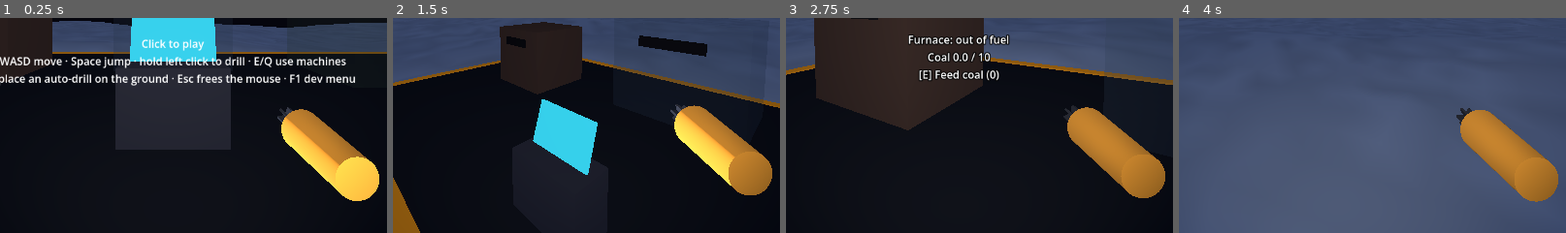
Above: before the commit, frames 1-4 (left to right).
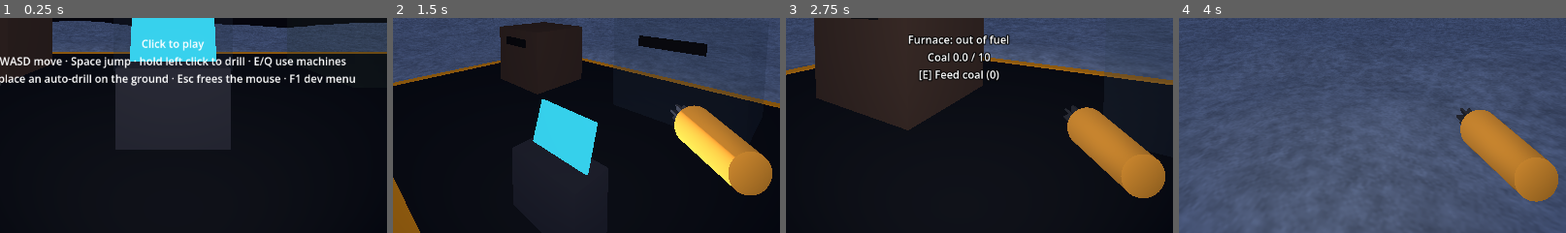
Above: after the commit, the same moments.

Repository: SneakKestrel16/Mininginc
Game: Godot game, scene res://src/main.tscn
Two runs of this game, one before a commit and one after it. Both use one fixed random seed, a clock stepped at 60 frames per second and the inputs below.
Inputs (mouse positions are % of the whole screen's width and height, from its top left):
- Up to frame 1 (0.25 s): no input
- Up to frame 2 (1.5 s): tap Enter at 0.5 s; move the mouse to (72, 44) at 0.52 s; hold D 0.53-1.28 s; tap E at 0.6 s; click (72, 44) at 0.67 s; tap Space at 0.77 s; move the mouse to (45, 50) at 1.27 s; hold W from 1.28 s (still down); tap Q at 1.35 s; click (45, 50) at 1.42 s
- Up to frame 3 (2.75 s): keep holding W; tap Space at 1.52 s; move the mouse to (52, 48) at 2.02 s; tap F at 2.1 s; click (52, 48) at 2.17 s
- Up to frame 4 (4 s): keep holding W; move the mouse to (49, 51) at 2.77 s; tap Ctrl at 2.85 s; click (49, 51) at 2.92 s; tap Space at 3.02, 3.77 s; move the mouse to (57, 51) at 3.52 s; tap L at 3.6 s; click (57, 51) at 3.67 s
The pictures show only the part of the screen within x 28-78%, y 50-100%; the shares and areas given below are measured in that part.

The runs differ from the first frame. In frame 1, 5.6% of the frame differs, in the area x 71-98%, y 41-86%; in frame 2, less than 0.1%; in frame 3, less than 0.1%; in frame 4, less than 0.1%.

Commit message:
feat: stories 034–035 ore flecks and solid console panels (heartwake/story-034, story-035)
A terrain shader replaces the flat vertex colours: rock and crust get a
two-octave value-noise grain, and ore (marked by the mesher in vertex
alpha) gets glinting specks in its own colour - light specks on coal, so
it no longer reads as shadowed dirt (playtest). The console panels use an
opaque theme with an amber border, built in Overlay; the drill in view is
put away while the mouse is free. Upgrade buttons name parts with spaces.
Probe screenshots in production/qa/evidence/story-034 and story-035.

Diff:
--- a/src/player/player.gd
+++ b/src/player/player.gd
@@ -257,6 +257,7 @@
 			flute.rotation.z = i * TAU / 3.0
 			flute.material_override = metal
 			_bit.add_child(flute)
+	_tool.visible = controls_enabled  # put away while an overlay or menu has the mouse
 	var rest := Vector3(0.32, -0.28, -0.55)
 	if _drilling:
 		_bit.rotate_z(delta * 40.0)
--- a/src/ui/overlay.gd
+++ b/src/ui/overlay.gd
@@ -10,6 +10,20 @@
 
 func _ready() -> void:
 	visible = false
+	$Center.theme = _solid_theme()
+
+
+# Opaque panels with an amber border (brief: Milestone 9 item 40), so nothing of the game
+# shows through the text.
+static func _solid_theme() -> Theme:
+	var box := StyleBoxFlat.new()
+	box.bg_color = Color(0.07, 0.08, 0.11)
+	box.border_color = Color(0.95, 0.6, 0.12, 0.85)
+	box.set_border_width_all(2)
+	box.set_corner_radius_all(6)
+	var theme := Theme.new()
+	theme.set_stylebox("panel", "PanelContainer", box)
+	return theme
 
 
 ## Shows the slider and frees the mouse.
--- a/src/ui/upgrade_panel.gd
+++ b/src/ui/upgrade_panel.gd
@@ -56,9 +56,5 @@
 		if upgrades.is_maxed(id):
 			buy.text = "Maxed"
 		else:
-			var price := upgrades.cost(id)
-			var parts := PackedStringArray()
-			for ore in price:
-				parts.append("%d %s" % [price[ore], ore])
-			buy.text = "Buy: " + ", ".join(parts)
+			buy.text = "Buy: " + Mine.cost_text(upgrades.cost(id))
 		buy.disabled = not upgrades.can_buy(id, economy.mine.ores)
--- /dev/null
+++ b/src/world/terrain.gdshader
@@ -0,0 +1,48 @@
+// The moon's ground (brief: Milestone 9 item 39). Vertex colour is the material's colour;
+// its alpha is 1 on ore and 0 on plain ground. Plain ground gets a fine grain; ore gets
+// glinting specks in its own colour (light specks on coal, which is near black).
+shader_type spatial;
+
+varying vec3 world_pos;
+
+// Specks per metre, and the share of speck cells lit on solid ore.
+uniform float fleck_scale = 9.0;
+uniform float fleck_share = 0.4;
+
+void vertex() {
+	world_pos = (MODEL_MATRIX * vec4(VERTEX, 1.0)).xyz;
+}
+
+float hash(vec3 p) {
+	p = fract(p * 0.3183099 + 0.1);
+	p *= 17.0;
+	return fract(p.x * p.y * p.z * (p.x + p.y + p.z));
+}
+
+float value_noise(vec3 x) {
+	vec3 i = floor(x);
+	vec3 f = fract(x);
+	f = f * f * (3.0 - 2.0 * f);
+	return mix(mix(mix(hash(i), hash(i + vec3(1, 0, 0)), f.x),
+			mix(hash(i + vec3(0, 1, 0)), hash(i + vec3(1, 1, 0)), f.x), f.y),
+			mix(mix(hash(i + vec3(0, 0, 1)), hash(i + vec3(1, 0, 1)), f.x),
+			mix(hash(i + vec3(0, 1, 1)), hash(i + vec3(1, 1, 1)), f.x), f.y), f.z);
+}
+
+void fragment() {
+	vec3 base = COLOR.rgb;
+	float grain = value_noise(world_pos * 5.0) * 0.6 + value_noise(world_pos * 19.0) * 0.4;
+	base *= 0.8 + 0.4 * grain;
+	float ore = clamp(COLOR.a, 0.0, 1.0);
+	vec3 cell_pos = world_pos * fleck_scale;
+	vec3 cell = floor(cell_pos);
+	float lit = step(1.0 - fleck_share * ore, hash(cell));
+	vec3 offset = fract(cell_pos) - 0.5 + (vec3(hash(cell + 3.1), hash(cell + 7.7), hash(cell + 1.3)) - 0.5) * 0.4;
+	float spot = smoothstep(0.3, 0.12, length(offset)) * lit * step(0.5, ore);
+	float brightness = dot(COLOR.rgb, vec3(0.333));
+	vec3 fleck = brightness < 0.12 ? vec3(0.85, 0.85, 0.9) : min(COLOR.rgb * 1.5 + 0.1, vec3(1.0));
+	ALBEDO = mix(base, fleck, spot);
+	ROUGHNESS = mix(0.92, 0.2, spot);
+	METALLIC = spot * 0.5;
+	EMISSION = fleck * spot * 0.35;
+}
--- a/src/world/voxel_world.gd
+++ b/src/world/voxel_world.gd
@@ -68,7 +68,7 @@
 var _open_chunks: Dictionary = {}
 # Chunk key to its drawn node.
 var _built: Dictionary = {}
-var _material := StandardMaterial3D.new()
+var _material := ShaderMaterial.new()
 var _ready_done := false
 
 
@@ -113,8 +113,7 @@
 	_frozen_multiplier = ores["frozen_hardness_multiplier"]
 	_base_frozen_from = ores["frozen_from_depth"]
 	frozen_from = _base_frozen_from
-	_material.vertex_color_use_as_albedo = true
-	_material.roughness = 0.95
+	_material.shader = load("res://src/world/terrain.gdshader")
 	var chunks := ceili(world_size / float(chunk_size))
 	for cx in chunks:
 		for cz in chunks:
@@ -513,7 +512,10 @@
 					if corner[c] > corner[best]:
 						best = c
 				var at := low + Vector3i(best & 1, (best >> 1) & 1, (best >> 2) & 1)
-				colors.append(Blocks.COLORS[material_at(at)] * (0.92 + 0.12 * _shade(at)))
+				var what := material_at(at)
+				var color: Color = Blocks.COLORS[what] * (0.92 + 0.12 * _shade(at))
+				color.a = 1.0 if what > Blocks.ROCK else 0.0  # the shader flecks ore
+				colors.append(color)
 	var indices := PackedInt32Array()
 	# Edges from samples this chunk owns (origin .. origin+n-1) along +x, +y, +z.
 	for axis in 3:
Binary file added: production/qa/evidence/story-034-ore-flecks/trench.png
Binary file added: production/qa/evidence/story-035-solid-panels/console.png
Not shown, changed: production/epics/heartwake/story-034-ore-flecks.md
Not shown, changed: production/epics/heartwake/story-035-solid-panels.md
